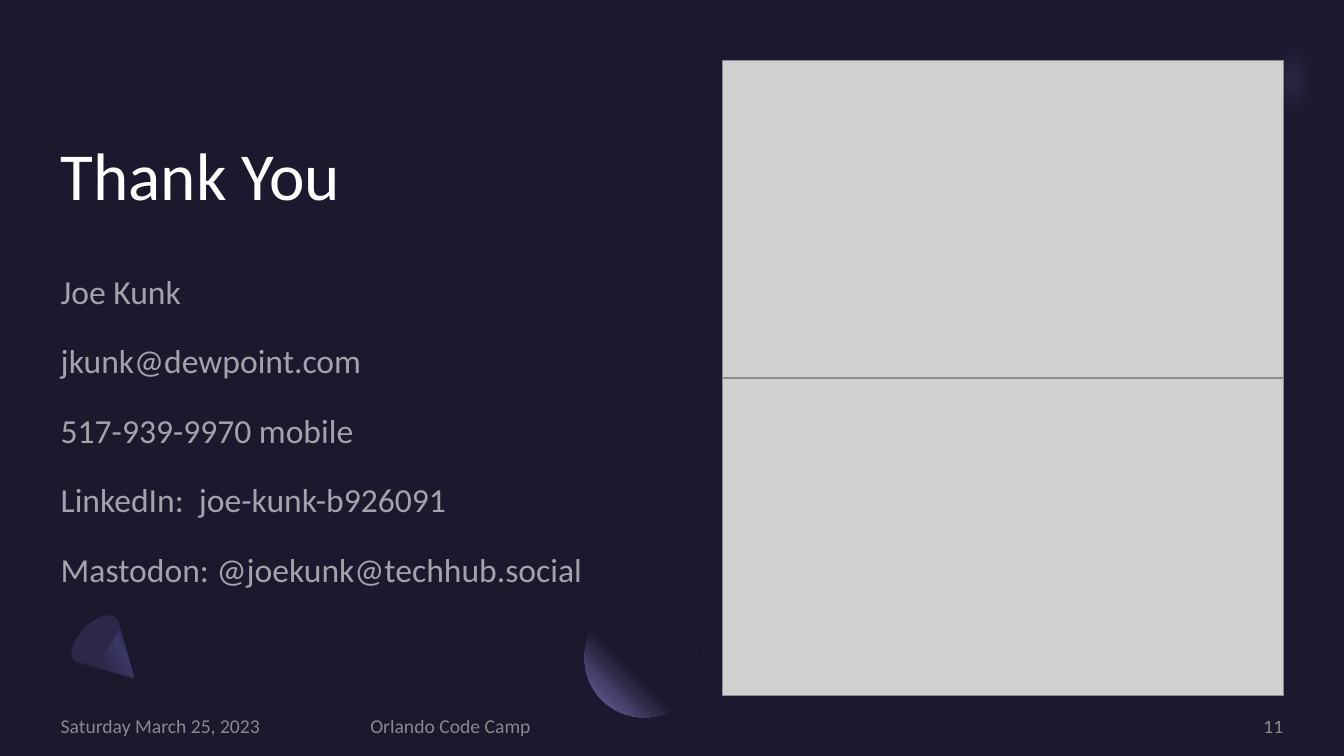
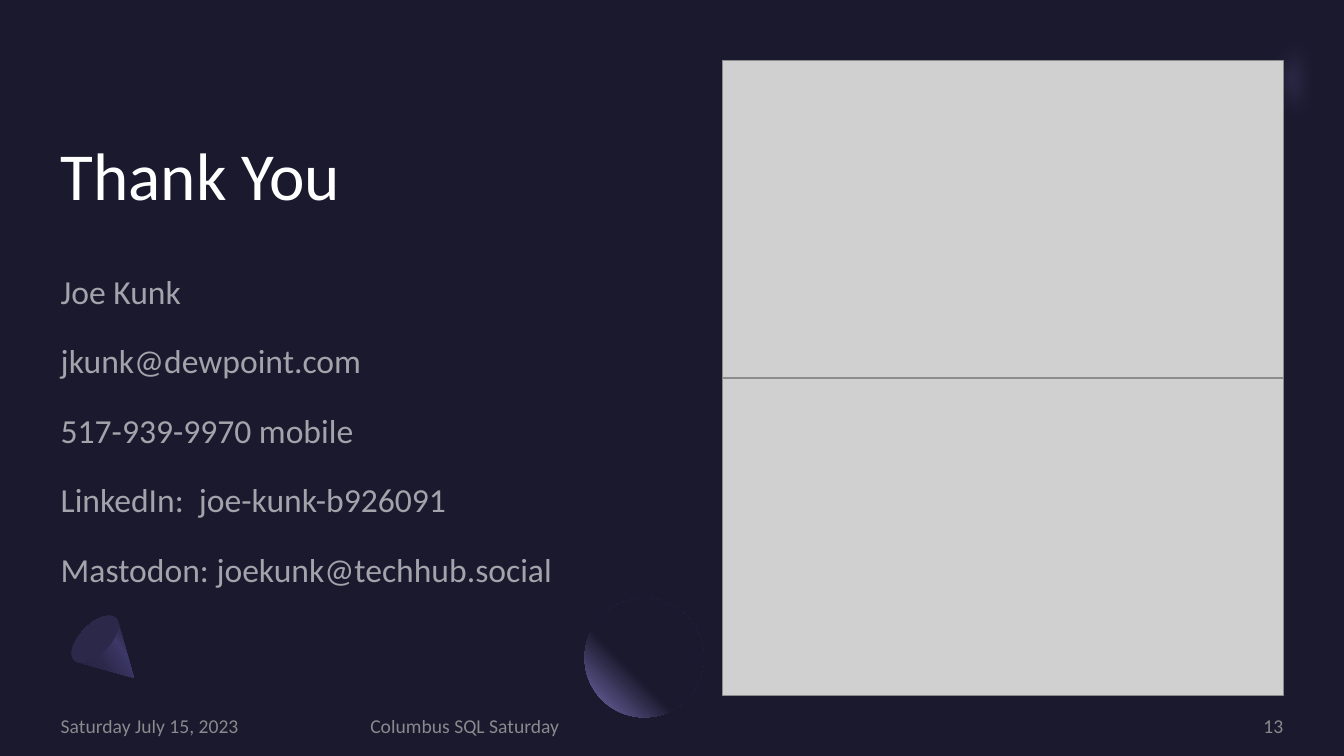
Before and after one commit to JoeKunk/SQL-Server-Security, a slide deck: slide 13 of 2023-07-Columbus/2023-07 SQL Server Security Columbus Version.pptx (slide 11 before the commit). Drawn at 1344x756 pixels with LibreOffice and Linux fonts; fonts in the diff are those of the drawing; grey boxes stand for pictures. Boxes give left, top, right and bottom in pixels: in the first picture for what was removed or moved away, otherwise in the second. Text is boxed around its words. In the diff, an @@ line names an element or a change of style, - is before the commit and + after.

Commit message:
Updated slides for Columbus
Added other security practices

```diff
--- a/2023-07-Columbus/2023-07 SQL Server Security Columbus Version.pptx
+++ b/2023-07-Columbus/2023-07 SQL Server Security Columbus Version.pptx
@@ subtitle at <box>61,559,552,588</box>: text changed @@
-Mastodon: @joekunk@techhub.social
+Mastodon: joekunk@techhub.social
@@ text at <box>61,720,239,736</box>: text changed @@
-Saturday March 25, 2023
+Saturday July 15, 2023
@@ text at <box>370,720,559,736</box>: text changed @@
-Orlando Code Camp
+Columbus SQL Saturday
@@ page number at <box>1263,720,1283,733</box>: text changed @@
-11
+13
```
Also in this commit, not shown: 9 other slides changed, 2 slides added, 1 other file.
